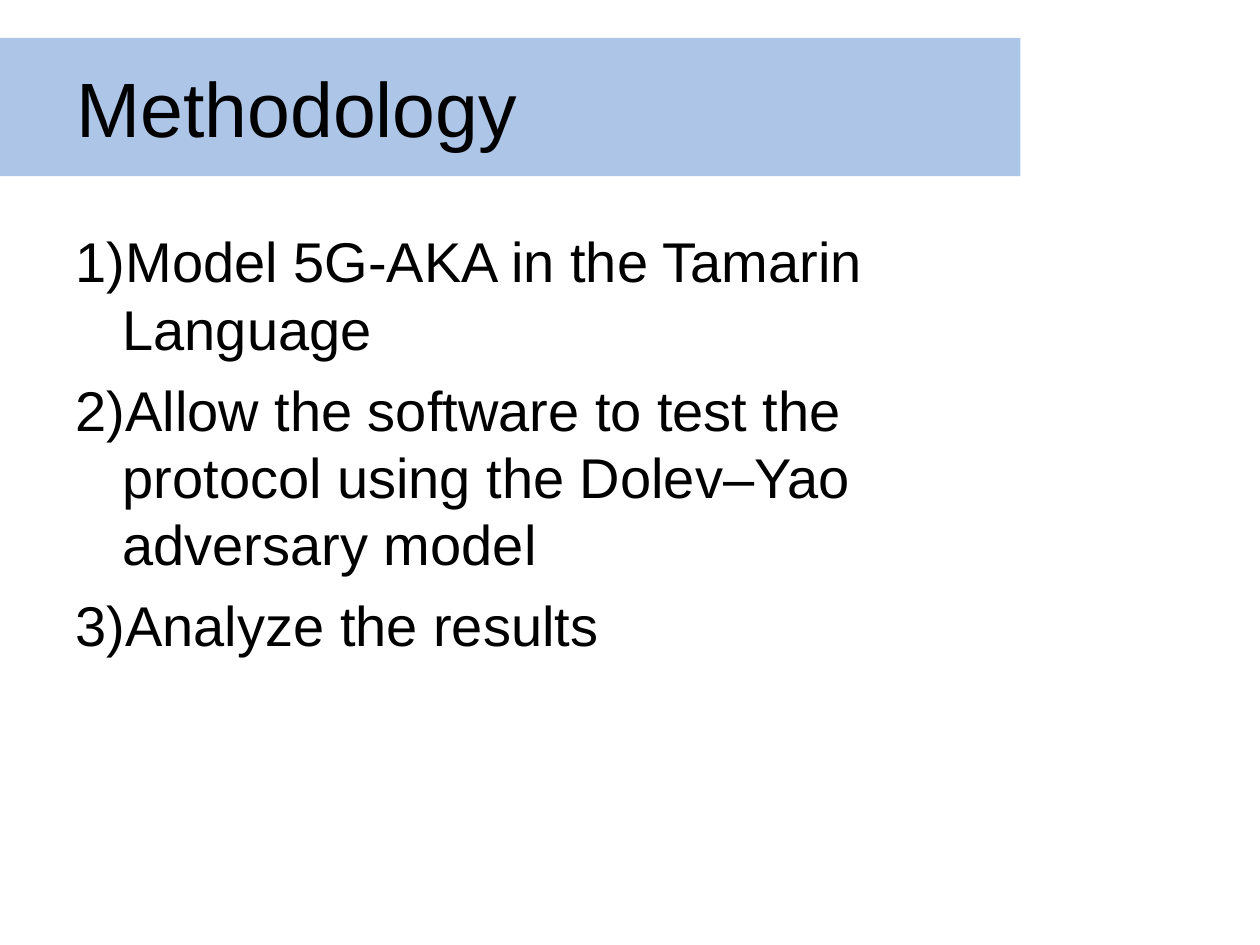
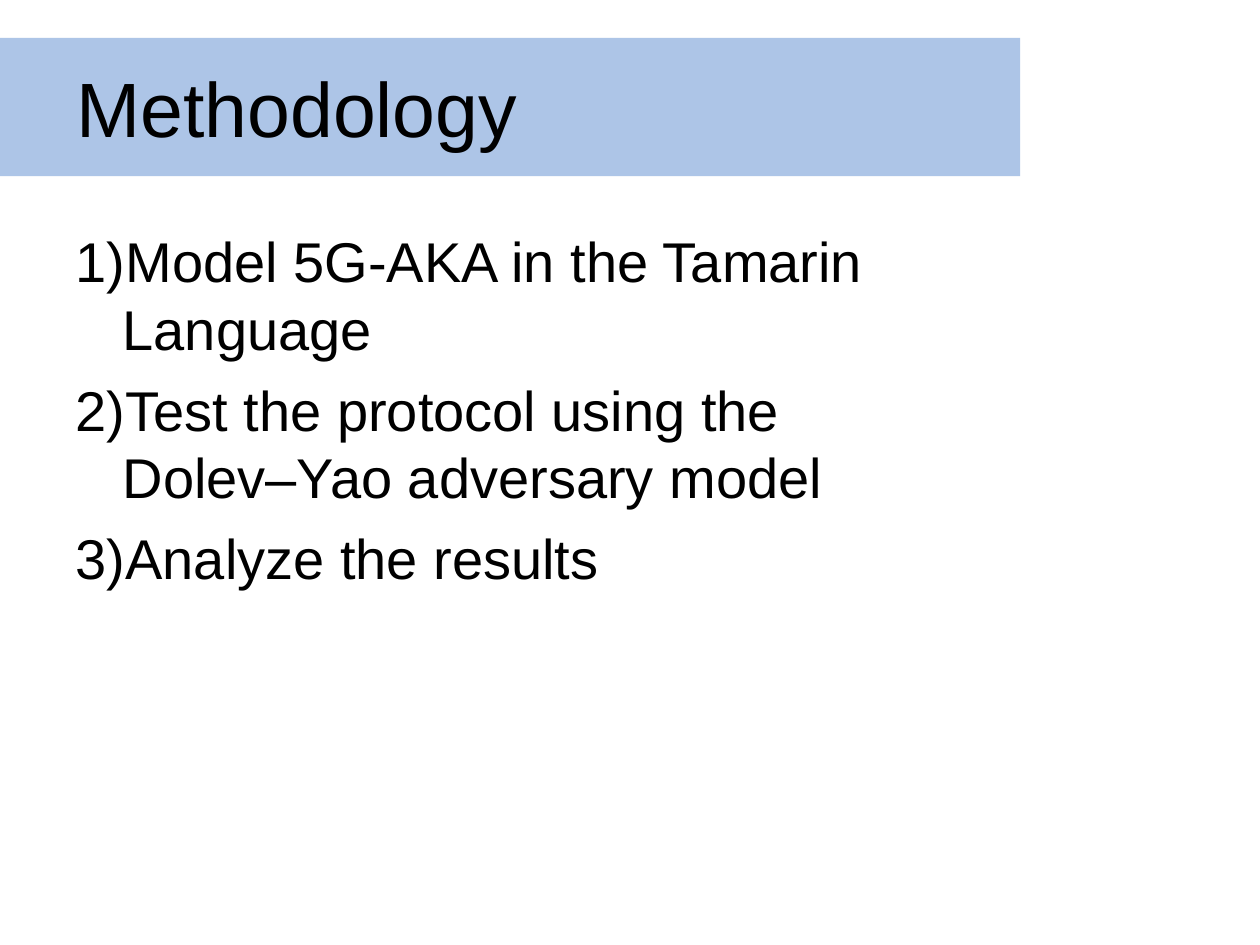
Before and after one commit to dmclayton/5g-security, a slide deck: slide 17 of ppt/5gakaPpt.pptx (slide 16 before the commit). Drawn at 1260x945 pixels with LibreOffice and Linux fonts; fonts in the diff are those of the drawing; background and template pictures are left out. Boxes give left, top, right and bottom in pixels: in the first picture for what was removed or moved away, otherwise in the second. Text is boxed around its words. In the diff, an @@ line names an element or a change of style, - is before the commit and + after.

```diff
--- a/ppt/5gakaPpt.pptx
+++ b/ppt/5gakaPpt.pptx
@@ text at (x1=76, y1=390, x2=822, y2=509): text changed @@
-2) Allow the software to test the protocol using the Dolev–Yao adversary model
+2) Test the protocol using the Dolev–Yao adversary model
```
Also in this commit, not shown: 5 other slides changed, 3 slides added, 2 other files.
